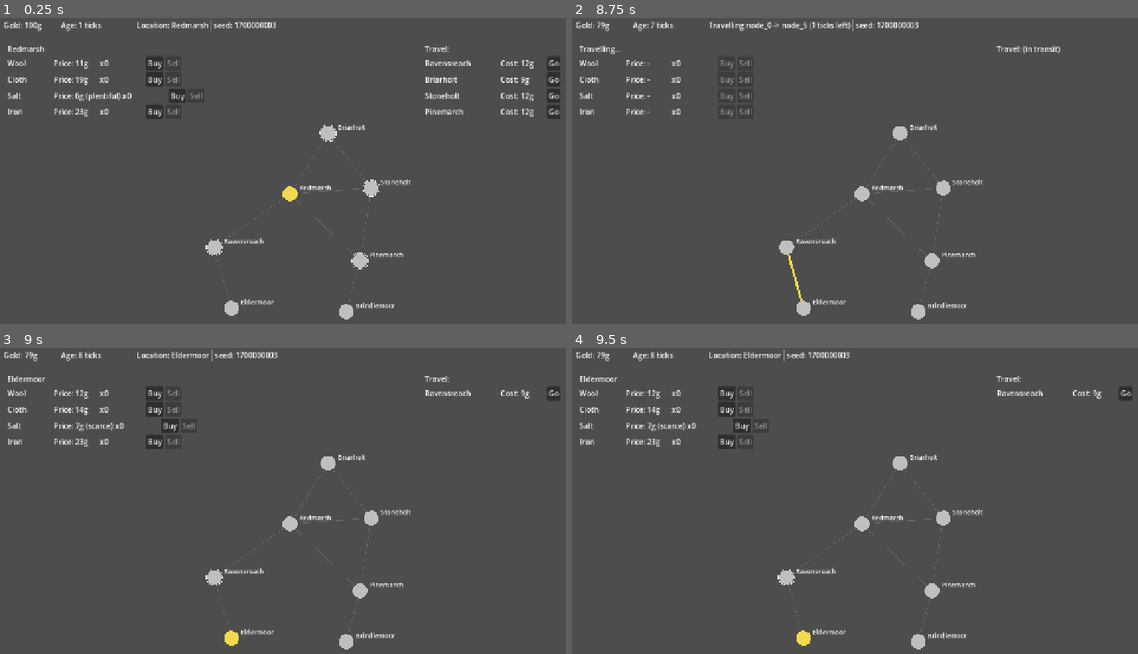
Above: before the commit, frames 1-4 (two rows, left to right).
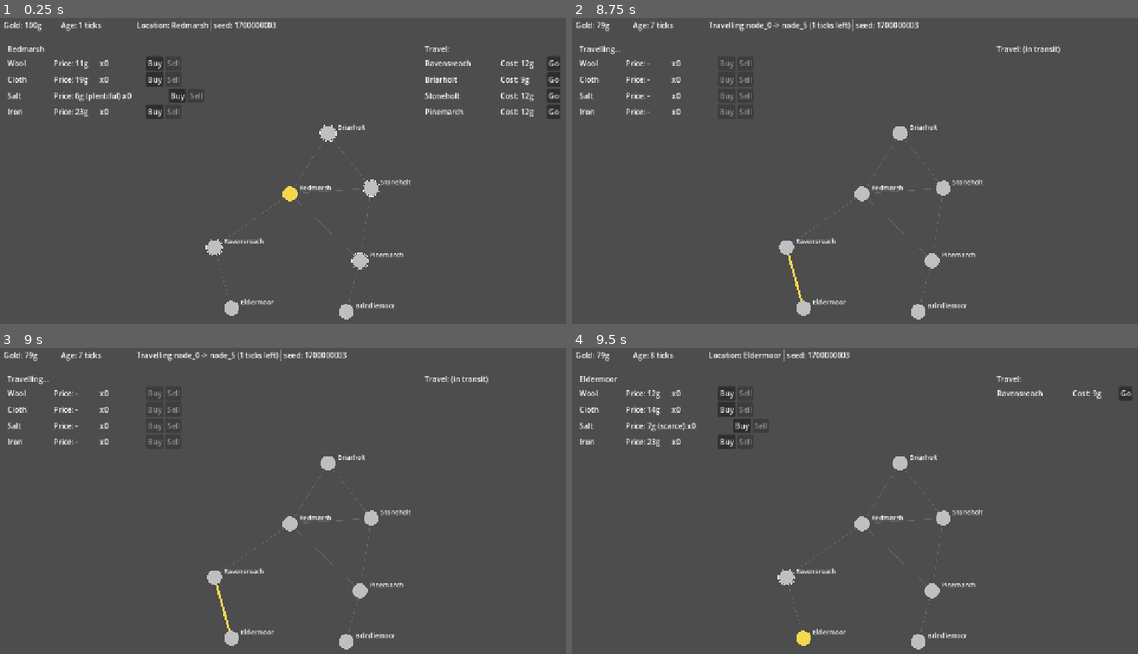
Above: after the commit, the same moments.

Repository: FarukcanSoray/medieval-trader
Game: Godot game, scene res://main.tscn
The game is run twice, just before and just after one commit, with the same random seed, the same clock (stepped at 60 frames per second) and the same inputs.
Inputs:
- Up to frame 1 (0.25 s): no input
- Up to frame 2 (8.75 s): click "Go" at 0.5 s; click "Go" at 1.25 s; click "Buy" at 2 s; click "Travel" at 2.75 s; click "Buy" at 4.25 s; click "Sell" at 5 s; click "Buy" at 5.75 s; click "Sell" at 6.5 s; click "Go" at 7.25 s; click "Travel" at 8 s
- Up to frame 3 (9 s): no input
- Up to frame 4 (9.5 s): no input

Frames 1-2 are identical in both runs. In frame 3, 1.4% of the frame differs, in the area x 1-99%, y 0-98%; in frame 4, nothing differs.

Commit message:
Implement headless bootstrap gate and save persistence checks
- Added `check_headless_bootstrap_gate.gd` to prevent writing a stub save during headless script runs.
- Introduced `SavePersistenceChecker` to validate save write protocols, including checks for buy/sell actions and travel arrivals.
- Updated `save_service.gd` to handle orphaned temporary files and ensure atomic save operations.
- Modified `trade.gd` and `travel_controller.gd` to include explicit save writes after critical state changes.
- Created `save_persistence_test.gd` and its scene to drive the save persistence checks.
- Added error handling for file operations and improved logging for better debugging.

Diff:
--- a/godot/game/game.gd
+++ b/godot/game/game.gd
@@ -111,6 +111,11 @@
 	if world != null:
 		return
 	var current: Node = get_tree().current_scene
+	# Slice-5.x Bug C: headless --script mode has no scene tree; the F6 fallback
+	# is a no-op there. Without this gate, a tooling run would write a stub save
+	# over a real one. Spec §3.C.
+	if current == null:
+		return
 	if current is Main:
 		return
 	bootstrap()
--- /dev/null
+++ b/godot/systems/save/check_headless_bootstrap_gate.gd
@@ -0,0 +1,54 @@
+## Slice-5.x Bug C check: the headless --script entry point must not write a
+## stub save. This script is the test itself -- the gate's whole point is the
+## scene-tree state, so a static check_* call from inside a populated scene
+## could not exercise it. Run with:
+##
+##   godot --headless --path godot --script res://systems/save/check_headless_bootstrap_gate.gd
+##
+## Pre-condition: any existing user://save.json is removed up front so the
+## post-run absence-assertion is unambiguous. Post-condition: after the
+## autoload's deferred _f6_fallback_bootstrap_if_needed has run, no
+## user://save.json exists. If it does, the gate failed and the script exits
+## with code 1.
+##
+## Spec §5 / §3.C.
+extends SceneTree
+
+const SAVE_PATH: String = "user://save.json"
+const TMP_PATH: String = "user://save.json.tmp"
+
+func _initialize() -> void:
+	# Pre-clean. remove_absolute no-ops on missing files so the err on a fresh
+	# user:// is OK -- only loud-warn if a real disk error surfaces.
+	if FileAccess.file_exists(SAVE_PATH):
+		var err: int = DirAccess.remove_absolute(ProjectSettings.globalize_path(SAVE_PATH))
+		if err != OK:
+			print("[5.x gate] FAIL setup: could not remove pre-existing save.json (err %d)" % err)
+			quit(1)
+			return
+	if FileAccess.file_exists(TMP_PATH):
+		DirAccess.remove_absolute(ProjectSettings.globalize_path(TMP_PATH))
+
+	# Autoload Game's _ready ran when SceneTree spun up; its
+	# _f6_fallback_bootstrap_if_needed was call_deferred'd. That deferred call
+	# fires on the next process frame. We need to spin the loop at least once
+	# to give it a chance to (incorrectly) write a save -- if our gate works,
+	# it returns early before bootstrap() is called and no save lands on disk.
+	#
+	# SceneTree.process is the canonical "advance one frame" hook for --script.
+	# Two iterations is paranoia: the first runs the deferred dispatch, the
+	# second gives any awaits a chance to resolve.
+	for _i: int in 2:
+		await process_frame
+
+	if FileAccess.file_exists(SAVE_PATH):
+		print("[5.x gate] FAIL: user://save.json was written during headless --script run")
+		quit(1)
+		return
+	if FileAccess.file_exists(TMP_PATH):
+		print("[5.x gate] FAIL: user://save.json.tmp was left behind during headless --script run")
+		quit(1)
+		return
+
+	print("[5.x gate] PASS: no save written during headless --script run")
+	quit(0)
--- /dev/null
+++ b/godot/systems/save/save_persistence_checker.gd
@@ -0,0 +1,153 @@
+## Slice-5.x save-persistence harness. Sibling to SaveInvariantChecker; same
+## static-check style. Validates the *write protocol* invariants -- did the
+## commit-point write fire? did the orphan-sweep clear stale .tmp? did
+## rename_absolute leave no residue? -- not blob-shape invariants (those live
+## in SaveInvariantChecker). Spec §5.
+##
+## Each check is self-contained: it sets up state on Game.world / Game.trader,
+## runs the action under test, asserts on disk + in-memory state, and prints
+## a PASS / FAIL line. Caller (the test scene driver) drives the four checks
+## in sequence and reports overall status. Returns bool to make the driver's
+## "all-pass" tally trivial.
+class_name SavePersistenceChecker
+extends RefCounted
+
+const SAVE_PATH: String = "user://save.json"
+const TMP_PATH: String = "user://save.json.tmp"
+
+# Check 1: a successful buy through Trade.try_buy commits to disk before the
+# coroutine returns. The pre-action save is captured, try_buy is awaited, the
+# post-action save is read back from disk, and the gold delta + inventory key
+# are asserted against the expected mutation.
+static func check_buy_writes(trade: Trade, save_service: SaveService, good_id: String, expected_price: int) -> bool:
+	var trader: TraderState = Game.trader
+	if trader == null or trade == null or save_service == null:
+		_fail("check_buy_writes", "missing trader / trade / save_service")
+		return false
+	var gold_before: int = trader.gold
+	var qty_before: int = int(trader.inventory.get(good_id, 0))
+	# Action under test: try_buy is a coroutine post-5.x; await its commit.
+	var ok: bool = await trade.try_buy(good_id)
+	if not ok:
+		_fail("check_buy_writes", "try_buy returned false (gold %d, good '%s')" % [gold_before, good_id])
+		return false
+	if not FileAccess.file_exists(SAVE_PATH):
+		_fail("check_buy_writes", "save.json missing after try_buy")
+		return false
+	var blob: Dictionary = _read_save_blob()
+	if blob.is_empty():
+		_fail("check_buy_writes", "save.json unparseable after try_buy")
+		return false
+	var trader_dict: Dictionary = blob.get("trader", {}) as Dictionary
+	var saved_gold: int = int(trader_dict.get("gold", -1))
+	if saved_gold != gold_before - expected_price:
+		_fail("check_buy_writes", "saved gold %d != %d" % [saved_gold, gold_before - expected_price])
+		return false
+	var saved_inv: Dictionary = trader_dict.get("inventory", {}) as Dictionary
+	var saved_qty: int = int(saved_inv.get(good_id, 0))
+	if saved_qty != qty_before + 1:
+		_fail("check_buy_writes", "saved inventory['%s'] %d != %d" % [good_id, saved_qty, qty_before + 1])
+		return false
+	_pass("check_buy_writes")
+	return true
+
+# Check 2: arrival from a 1-tick travel commits to disk before the next tick
+# fires. process_tick is awaited; on return, save.json should reflect
+# location_node_id == to_id and travel == null.
+static func check_travel_arrival_writes(travel_controller: TravelController, save_service: SaveService, to_id: String) -> bool:
+	var trader: TraderState = Game.trader
+	if trader == null or travel_controller == null or save_service == null:
+		_fail("check_travel_arrival_writes", "missing trader / travel_controller / save_service")
+		return false
+	if trader.travel == null:
+		_fail("check_travel_arrival_writes", "trader.travel is null; caller must request_travel first")
+		return false
+	# Drive the tick loop to completion. process_tick is already a coroutine.
+	await travel_controller.process_tick()
+	if trader.travel != null:
+		_fail("check_travel_arrival_writes", "trader.travel non-null after process_tick")
+		return false
+	if trader.location_node_id != to_id:
+		_fail("check_travel_arrival_writes", "trader.location_node_id '%s' != '%s'" % [trader.location_node_id, to_id])
+		return false
+	if not FileAccess.file_exists(SAVE_PATH):
+		_fail("check_travel_arrival_writes", "save.json missing after arrival")
+		return false
+	var blob: Dictionary = _read_save_blob()
+	if blob.is_empty():
+		_fail("check_travel_arrival_writes", "save.json unparseable after arrival")
+		return false
+	var trader_dict: Dictionary = blob.get("trader", {}) as Dictionary
+	var saved_location: Variant = trader_dict.get("location_node_id", null)
+	if saved_location == null or String(saved_location) != to_id:
+		_fail("check_travel_arrival_writes", "saved location '%s' != '%s'" % [str(saved_location), to_id])
+		return false
+	var saved_travel: Variant = trader_dict.get("travel", null)
+	if saved_travel != null:
+		_fail("check_travel_arrival_writes", "saved trader.travel non-null after arrival")
+		return false
+	_pass("check_travel_arrival_writes")
+	return true
+
+# Check 3: a stale .tmp left on disk before load_or_init runs is swept by the
+# orphan-sweep. Pre-condition: save.json exists and is valid; we plant a stub
+# .tmp alongside, run load_or_init, and assert .tmp is gone after.
+static func check_orphan_tmp_sweep(save_service: SaveService, map_rect: Rect2) -> bool:
+	if save_service == null:
+		_fail("check_orphan_tmp_sweep", "missing save_service")
+		return false
+	# Plant a stub .tmp. Content is intentionally not a valid save -- the sweep
+	# does not validate, only deletes.
+	var f: FileAccess = FileAccess.open(TMP_PATH, FileAccess.WRITE)
+	if f == null:
+		_fail("check_orphan_tmp_sweep", "could not open %s for write" % TMP_PATH)
+		return false
+	f.store_string("{\"stub\": true}")
+	f.close()
+	if not FileAccess.file_exists(TMP_PATH):
+		_fail("check_orphan_tmp_sweep", "stub .tmp not present after planting")
+		return false
+	# Run load_or_init -- the sweep fires at the top, before file_exists.
+	await save_service.load_or_init(-1, map_rect)
+	if FileAccess.file_exists(TMP_PATH):
+		_fail("check_orphan_tmp_sweep", "stub .tmp still present after load_or_init")
+		return false
+	_pass("check_orphan_tmp_sweep")
+	return true
+
+# Check 4: a normal write_now leaves save.json on disk and no .tmp residue.
+# Validates the rename step actually fired (didn't bail) and the .tmp does
+# not survive a successful write.
+static func check_atomic_rename_no_residue(save_service: SaveService) -> bool:
+	if save_service == null:
+		_fail("check_atomic_rename_no_residue", "missing save_service")
+		return false
+	# Pre-clear any stray .tmp from a prior check so the assertion is clean.
+	if FileAccess.file_exists(TMP_PATH):
+		DirAccess.remove_absolute(ProjectSettings.globalize_path(TMP_PATH))
+	await save_service.write_now()
+	if not FileAccess.file_exists(SAVE_PATH):
+		_fail("check_atomic_rename_no_residue", "save.json missing after write_now")
+		return false
+	if FileAccess.file_exists(TMP_PATH):
+		_fail("check_atomic_rename_no_residue", "save.json.tmp residue after successful write_now")
+		return false
+	_pass("check_atomic_rename_no_residue")
+	return true
+
+static func _read_save_blob() -> Dictionary:
+	var f: FileAccess = FileAccess.open(SAVE_PATH, FileAccess.READ)
+	if f == null:
+		return {}
+	var raw: String = f.get_as_text()
+	f.close()
+	var parsed: Variant = JSON.parse_string(raw)
+	if not (parsed is Dictionary):
+		return {}
+	return parsed
+
+static func _pass(tag: String) -> void:
+	print("[5.x harness] PASS %s" % tag)
+
+static func _fail(tag: String, reason: String) -> void:
+	print("[5.x harness] FAIL %s: %s" % [tag, reason])
--- /dev/null
+++ b/godot/systems/save/save_persistence_test.gd
@@ -0,0 +1,116 @@
+## In-scene driver for the slice-5.x save-persistence harness. Loads the normal
+## Game autoload (autoload registration is project-wide, runs for any scene),
+## awaits Game.bootstrap with the project's default fallback rect, instantiates
+## a Trade + TravelController locally, runs the four static checks in sequence,
+## and quits. Print output is the report; no UI. Spec §5.
+##
+## Run with:
+##   godot --path <godot-root> res://systems/save/save_persistence_test.tscn
+## or headless:
+##   godot --headless --path <godot-root> res://systems/save/save_persistence_test.tscn
+extends Node
+
+const FALLBACK_RECT: Rect2 = Rect2(0, 0, 468, 664)
+
+func _ready() -> void:
+	# Game autoload self-bootstraps via _f6_fallback_bootstrap_if_needed on the
+	# next idle frame; await its completion before reading Game.world / trader.
+	await Game.bootstrap(-1, FALLBACK_RECT)
+	if Game.world == null or Game.trader == null:
+		print("[5.x harness] FAIL setup: Game.bootstrap did not populate state")
+		get_tree().quit(1)
+		return
+
+	var save_service: SaveService = Game.get_node("SaveService") as SaveService
+	if save_service == null:
+		print("[5.x harness] FAIL setup: SaveService missing under Game")
+		get_tree().quit(1)
+		return
+
+	# Local Trade and TravelController. Same setup() shape Main uses.
+	var trade: Trade = Trade.new()
+	add_child(trade)
+	trade.setup(Game.trader, Game.world)
+	var travel_controller: TravelController = TravelController.new()
+	add_child(travel_controller)
+	travel_controller.setup(Game.trader, Game.world)
+
+	var all_pass: bool = true
+
+	# Check 4 first: a clean write_now leaves no .tmp residue. Run before the
+	# others so subsequent .tmp residue (if any) is attributable to a check, not
+	# to baseline state.
+	if not await SavePersistenceChecker.check_atomic_rename_no_residue(save_service):
+		all_pass = false
+
+	# Check 1: buy commit. Pick the first good the trader's current node sells.
+	var buy_target: Dictionary = _pick_buyable_good()
+	if buy_target.is_empty():
+		print("[5.x harness] FAIL setup: no affordable buyable good at trader's node")
+		all_pass = false
+	else:
+		var good_id: String = String(buy_target["good_id"])
+		var price: int = int(buy_target["price"])
+		if not await SavePersistenceChecker.check_buy_writes(trade, save_service, good_id, price):
+			all_pass = false
+
+	# Check 2: travel-arrival commit. Pick any affordable neighbor; process_tick
+	# drives the loop to arrival regardless of edge distance, and the checker
+	# only asserts post-arrival state, not tick count.
+	var arrival_to: String = _pick_neighbor(travel_controller)
+	if arrival_to == "":
+		print("[5.x harness] SKIP check_travel_arrival_writes: no affordable neighbor available")
+	else:
+		travel_controller.request_travel(arrival_to)
+		if Game.trader.travel == null:
+			print("[5.x harness] FAIL setup: request_travel did not populate trader.travel")
+			all_pass = false
+		else:
+			if not await SavePersistenceChecker.check_travel_arrival_writes(travel_controller, save_service, arrival_to):
+				all_pass = false
+
+	# Check 3: orphan .tmp sweep. Runs last so a residual .tmp from an earlier
+	# failure can't mask the assertion.
+	if not await SavePersistenceChecker.check_orphan_tmp_sweep(save_service, FALLBACK_RECT):
+		all_pass = false
+
+	if all_pass:
+		print("[5.x harness] ALL PASS")
+		get_tree().quit(0)
+	else:
+		print("[5.x harness] OVERALL FAIL")
+		get_tree().quit(1)
+
+# Find a good the trader can afford at the current node. Returns a dict with
+# good_id + price, or empty dict if nothing is affordable.
+func _pick_buyable_good() -> Dictionary:
+	var trader: TraderState = Game.trader
+	var node: NodeState = Game.world.get_node_by_id(trader.location_node_id)
+	if node == null:
+		return {}
+	for good_id: String in node.prices.keys():
+		var price: int = int(node.prices[good_id])
+		if price > 0 and price <= trader.gold:
+			return {"good_id": good_id, "price": price}
+	return {}
+
+# Find any neighbor reachable from the current node and affordable. process_tick
+# drives the loop iteratively until ticks_remaining hits 0; edge distance does
+# not affect the assertion shape, only the wall-clock duration of the run.
+# Returns "" on no match.
+func _pick_neighbor(travel_controller: TravelController) -> String:
+	var trader: TraderState = Game.trader
+	var world: WorldState = Game.world
+	var from_id: String = trader.location_node_id
+	for edge: EdgeState in world.edges:
+		var other: String = ""
+		if edge.a_id == from_id:
+			other = edge.b_id
+		elif edge.b_id == from_id:
+			other = edge.a_id
+		else:
+			continue
+		var cost: int = travel_controller.compute_cost(other)
+		if cost >= 0 and cost <= trader.gold:
+			return other
+	return ""
--- /dev/null
+++ b/godot/systems/save/save_persistence_test.tscn
@@ -0,0 +1,6 @@
+[gd_scene load_steps=2 format=3]
+
+[ext_resource type="Script" path="res://systems/save/save_persistence_test.gd" id="1_driver"]
+
+[node name="SavePersistenceTest" type="Node"]
+script = ExtResource("1_driver")
--- a/godot/systems/save/save_service.gd
+++ b/godot/systems/save/save_service.gd
@@ -16,6 +16,12 @@
 	Game.died.connect(_on_died)
 
 func load_or_init(seed_override: int = -1, map_rect: Rect2 = Rect2()) -> void:
+	# Slice-5.x Bug B: orphan-sweep before the file_exists check. A partial write
+	# from the previous session may have left save.json.tmp on disk -- and on
+	# Windows, Godot's rename_absolute does an internal remove-then-MoveFileW, so
+	# a kill in the window between those two calls leaves *only* the .tmp on
+	# disk. Sweep first so the no-save branch runs cleanly. Spec §3.B.
+	_sweep_orphan_tmp()
 	# Trust the caller's rect and forward as-is. The two load-bearing fallbacks
 	# live at bootstrap() (public-API entry warning identifies bypassing call sites)
 	# and _generate_fresh() (last line of defense for callers that bypass us too).
@@ -99,7 +105,15 @@
 
 func write_now() -> void:
 	assert(Game.world != null and Game.trader != null, "write_now requires populated state")
-	var f: FileAccess = FileAccess.open(SAVE_PATH, FileAccess.WRITE)
+	# Slice-5.x Bug B: atomic write via .tmp + rename_absolute. Open the sibling
+	# tempfile, write+close, await the IndexedDB flush, then rename over the
+	# canonical path. Per Architect A2: no platform branch; Godot's Windows
+	# rename_absolute does an internal file_exists -> remove -> MoveFileW
+	# (NOT atomic on NTFS, but the small remove-rename window is the irreducible
+	# Windows-only failure mode -- orphan-sweep on next load handles residue).
+	# Linux/macOS use ::rename(2), atomic over an existing target. Spec §3.B.
+	const TMP_PATH: String = SAVE_PATH + ".tmp"
+	var f: FileAccess = FileAccess.open(TMP_PATH, FileAccess.WRITE)
 	if f == null:
 		# §8: HTML5 IndexedDB unavailable / write-protected — silent fail, one warning.
 		if not _warn_once_no_save:
@@ -113,6 +127,17 @@
 	f.close()
 	# §3 HTML5 flush requires the await — IndexedDB isn't durable until next frame.
 	await get_tree().process_frame
+	# Atomic-replace step. On failure: push_warning and bail. The .tmp survives
+	# on disk; orphan-sweep on next load deletes it. On Linux/macOS the original
+	# save.json is intact (rename(2) is atomic). On Windows the original may
+	# already be gone (Godot's internal remove ran) -- "lose the last action,"
+	# matching the §7 documented contract.
+	var rename_err: int = DirAccess.rename_absolute(
+		ProjectSettings.globalize_path(TMP_PATH),
+		ProjectSettings.globalize_path(SAVE_PATH),
+	)
+	if rename_err != OK:
+		push_warning("write_now: rename_absolute(%s -> %s) failed with error %d" % [TMP_PATH, SAVE_PATH, rename_err])
 
 # Delete the save file. Used by Begin Anew to ensure the next Main scene
 # generates fresh: with no save on disk, load_or_init takes the no-save branch
@@ -127,6 +152,13 @@
 	var err: int = DirAccess.remove_absolute(ProjectSettings.globalize_path(SAVE_PATH))
 	if err != OK:
 		push_warning("delete_save: remove_absolute(%s) failed with error %d" % [SAVE_PATH, err])
+	# Slice-5.x Bug B: also remove a stale .tmp if present (e.g., a previous
+	# rename-fail left an orphan). Begin Anew's next load_or_init runs the
+	# orphan-sweep too -- the redundancy is one no-op syscall on a non-existent
+	# file, accepted for symmetry. Spec §7 / Architect A4.
+	var tmp_err: int = DirAccess.remove_absolute(ProjectSettings.globalize_path(SAVE_PATH + ".tmp"))
+	if tmp_err != OK:
+		push_warning("delete_save: remove_absolute(%s.tmp) failed with error %d" % [SAVE_PATH, tmp_err])
 
 # Public regen seam — regen always goes through here so the lifecycle
 # (state replace + flush + dirty clear) stays atomic across callers.
@@ -160,6 +192,22 @@
 	t.inventory = {} as Dictionary[String, int]
 	Game.trader = t
 
+# Slice-5.x Bug B: orphan-sweep helper for load_or_init. Runs at the very top
+# of load_or_init (before file_exists), and the sole orphan possible is the
+# singleton save.json.tmp from a partial write. push_warning on the common case
+# (orphan present) would be too noisy -- print_verbose emits only when
+# OS.is_stdout_verbose() is true, keeping production logs clean. Warn loudly
+# only on remove failure (read-only flag, AV lock); next successful write
+# overwrites the orphan anyway, so the failure is non-fatal. Spec §3.B.
+func _sweep_orphan_tmp() -> void:
+	var tmp_path: String = SAVE_PATH + ".tmp"
+	if not FileAccess.file_exists(tmp_path):
+		return
+	print_verbose("orphan-sweep: removing stale " + tmp_path)
+	var err: int = DirAccess.remove_absolute(ProjectSettings.globalize_path(tmp_path))
+	if err != OK:
+		push_warning("orphan-sweep: remove_absolute(%s) failed with error %d" % [tmp_path, err])
+
 func _on_tick_advanced(_new_tick: int) -> void:
 	if not _dirty:
 		return
--- a/godot/travel/trade.gd
+++ b/godot/travel/trade.gd
@@ -9,6 +9,10 @@
 	_trader = trader
 	_world = world
 
+# Slice-5.x Bug A: try_buy is a coroutine (it awaits write_now after the history
+# push). Bool return is preserved; the only callers are the signal connections in
+# main.gd:52-53 which discard the return via emit_signal -- making the function a
+# coroutine is a no-op from the caller's perspective. See spec §3.A / Architect A1.
 func try_buy(good_id: String) -> bool:
 	if _trader == null or _world == null or _world.dead:
 		return false
@@ -25,8 +29,14 @@
 		return false
 	_trader.apply_inventory_delta(good_id, 1, Game.emit_state_dirty)
 	_push_history("buy", good_id, -price)
+	# Slice-5.x Bug A commit point: explicit write_now after the history push so a
+	# refresh-after-buy never loses the trade. Spec §3.A.
+	var save_service: SaveService = Game.get_node("SaveService") as SaveService
+	if save_service != null:
+		await save_service.write_now()
 	return true
 
+# Slice-5.x Bug A: see try_buy header.
 func try_sell(good_id: String) -> bool:
 	if _trader == null or _world == null or _world.dead:
 		return false
@@ -46,6 +56,10 @@
 	assert(inv_ok, "try_sell: pre-gate violated — apply_inventory_delta rejected after qty > 0 check")
 	_trader.apply_gold_delta(price, Game.emit_gold_changed, Game.emit_state_dirty)
 	_push_history("sell", good_id, price)
+	# Slice-5.x Bug A commit point: explicit write_now after the history push.
+	var save_service: SaveService = Game.get_node("SaveService") as SaveService
+	if save_service != null:
+		await save_service.write_now()
 	return true
 
 func _push_history(kind: String, good_id: String, delta_gold: int) -> void:
--- a/godot/travel/travel_controller.gd
+++ b/godot/travel/travel_controller.gd
@@ -86,6 +86,14 @@
 			if arrived_encounter != null:
 				_apply_encounter(arrived_encounter, arrived_from_id, arrived_to_id)
 			_trader.travel = null
+			# Slice-5.x Bug A commit point: explicit write_now after the mutex
+			# is cleared on the location side, so the save reflects the post-
+			# arrival state (location_node_id != "", travel == null). The tick-
+			# coalesced write below fires on the same iteration -- redundant by
+			# design, accepted as the cost of decoupling. Spec §3.A.
+			var save_service: SaveService = Game.get_node("SaveService") as SaveService
+			if save_service != null:
+				await save_service.write_now()
 		# 3. state_dirty first: SaveService._dirty := true.
 		Game.emit_state_dirty.call()
 		# 4. tick_advanced: SaveService handler runs synchronously, awaits write_now.
Not shown, added: godot/systems/save/check_headless_bootstrap_gate.gd.uid
Not shown, added: godot/systems/save/save_persistence_checker.gd.uid
Not shown, added: godot/systems/save/save_persistence_test.gd.uid
Not shown, added: docs/slice-5x-save-persistence-spec.md
Not shown, added: err.txt
Not shown, added: out.txt
